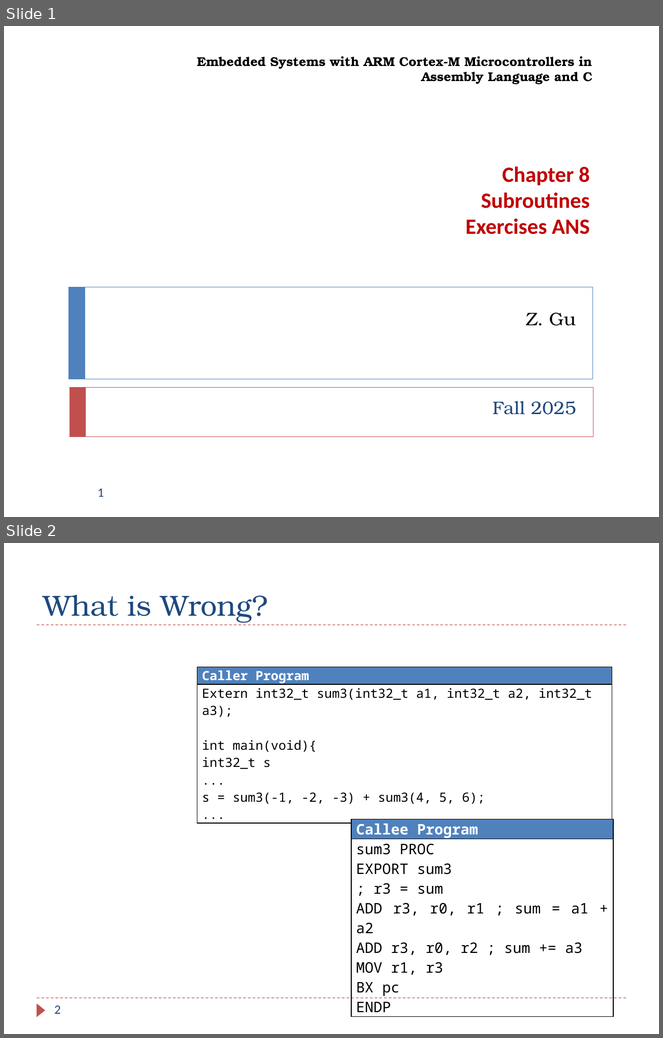
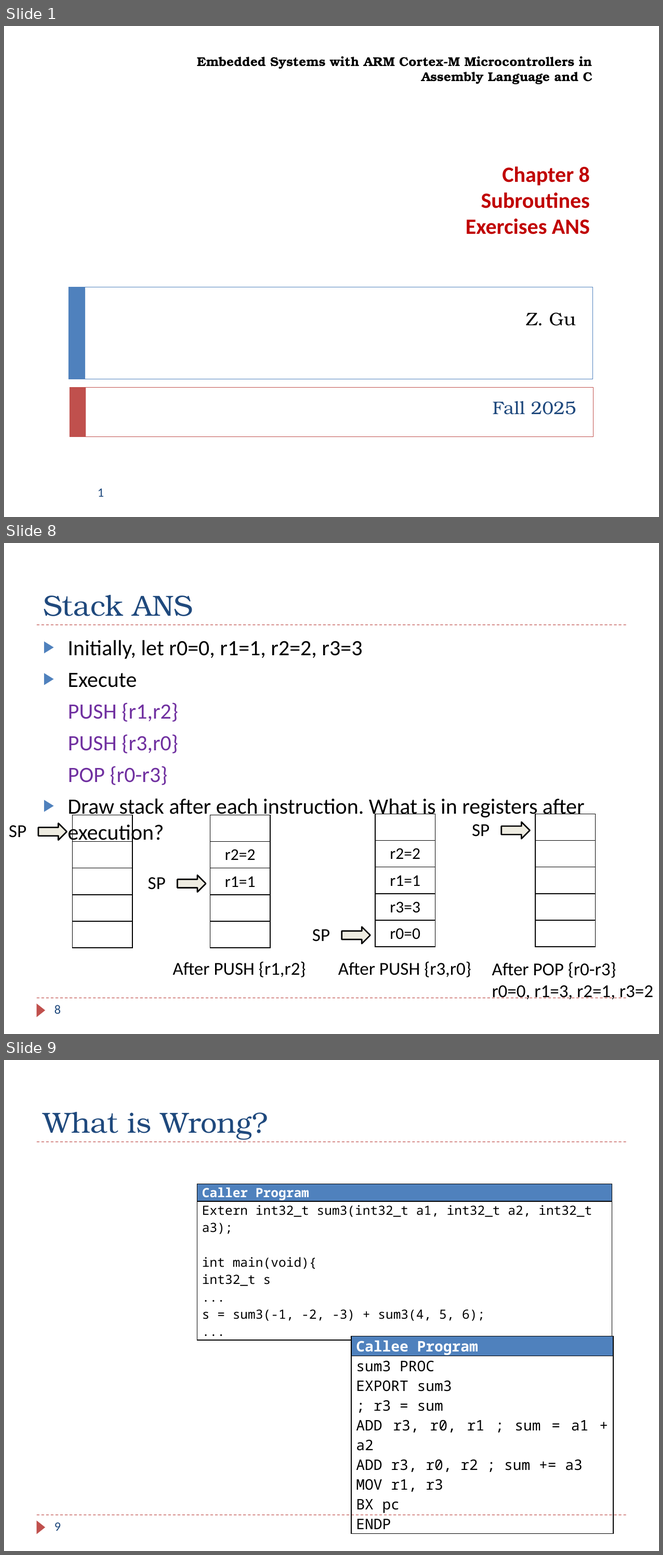
Before and after one commit to guhofstra/CSC111Fa25, a slide deck: PPTs/Ch8_ARM_Subroutines_Exercises ANS.pptx. Shown one above the other, each under a label of ours: slides 1 and 2 before the commit, slides 1, 8 and 9 after it; the slides between them are not shown. The pictures are 663x1038 and 663x1555 pixels, drawn with LibreOffice and Linux fonts; fonts in the diff are those of the drawing. Boxes give left, top, right and bottom in pixels: in the first picture for what was removed or moved away, otherwise in the second. Text is boxed around its words. In the diff, an @@ line names an element or a change of style, - is before the commit and + after.

```diff
--- a/PPTs/Ch8_ARM_Subroutines_Exercises ANS.pptx
+++ b/PPTs/Ch8_ARM_Subroutines_Exercises ANS.pptx
@@ slide 8 added at bbox=[4, 543, 659, 1034], background #FFFFFF; not listed: 3 template elements that a slide beside it also shows @@
@@ title added at bbox=[43, 595, 193, 616], 32 pt, text #1F497D @@
+Stack ANS
@@ text added at bbox=[68, 640, 585, 819], 24.1 pt, text #000000 @@
+▶ Initially, let r0=0, r1=1, r2=2, r3=3
+▶ Execute
+PUSH {r1,r2}
+PUSH {r3,r0}
+POP {r0-r3}
+▶ Draw stack after each instruction. What is in registers after execution?
@@ right arrow added at bbox=[38, 823, 66, 840], fill #EEECE1, outline #000000 1.5 pt @@
@@ table added at bbox=[73, 815, 133, 949], 5 rows, 1 columns @@
+
+
+
+
+
@@ table added at bbox=[210, 815, 271, 949], 5 rows, 1 columns @@
+
+r2=2
+r1=1
+
+
@@ table added at bbox=[375, 814, 436, 947], 5 rows, 1 columns @@
+
+r2=2
+r1=1
+r3=3
+r0=0
@@ right arrow added at bbox=[501, 822, 530, 839], fill #EEECE1, outline #000000 1.5 pt @@
@@ table added at bbox=[535, 814, 596, 947], 5 rows, 1 columns @@
+
+
+
+
+
@@ text added at bbox=[9, 825, 26, 838], 20 pt, text #000000 @@
+SP
@@ text added at bbox=[472, 824, 490, 837], 20 pt, text #000000 @@
+SP
@@ text added at bbox=[148, 877, 166, 890], 20 pt, text #000000 @@
+SP
@@ right arrow added at bbox=[178, 875, 206, 892], fill #EEECE1, outline #000000 1.5 pt @@
@@ text added at bbox=[312, 929, 330, 942], 20 pt, text #000000 @@
+SP
@@ right arrow added at bbox=[342, 927, 370, 944], fill #EEECE1, outline #000000 1.5 pt @@
@@ text added at bbox=[173, 962, 306, 978], 20 pt, text #000000 @@
+After PUSH {r1,r2}
@@ text added at bbox=[338, 962, 471, 978], 20 pt, text #000000 @@
+After PUSH {r3,r0}
@@ text added at bbox=[492, 962, 653, 1000], 20 pt, text #000000 @@
+After POP {r0-r3}
+r0=0, r1=3, r2=1, r3=2
@@ page number added at bbox=[54, 1005, 61, 1014], 14 pt, text #1F497D @@
+8
@@ what was slide 2 is now slide 9 @@
@@ page number at bbox=[54, 1523, 61, 1531]: text changed @@
-2
+9
```
Also in this commit, not shown: 6 other slides added, 9 other files.
